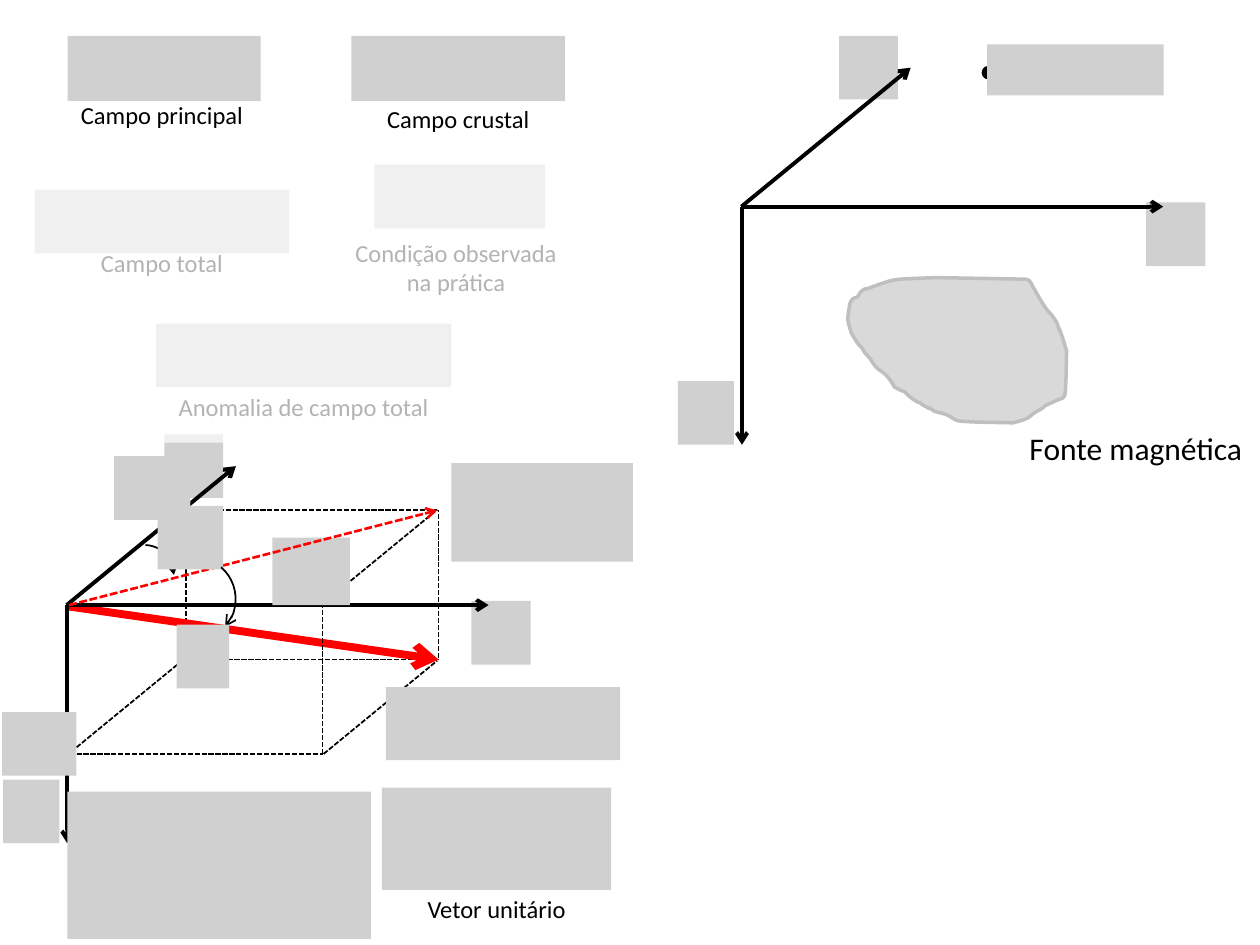
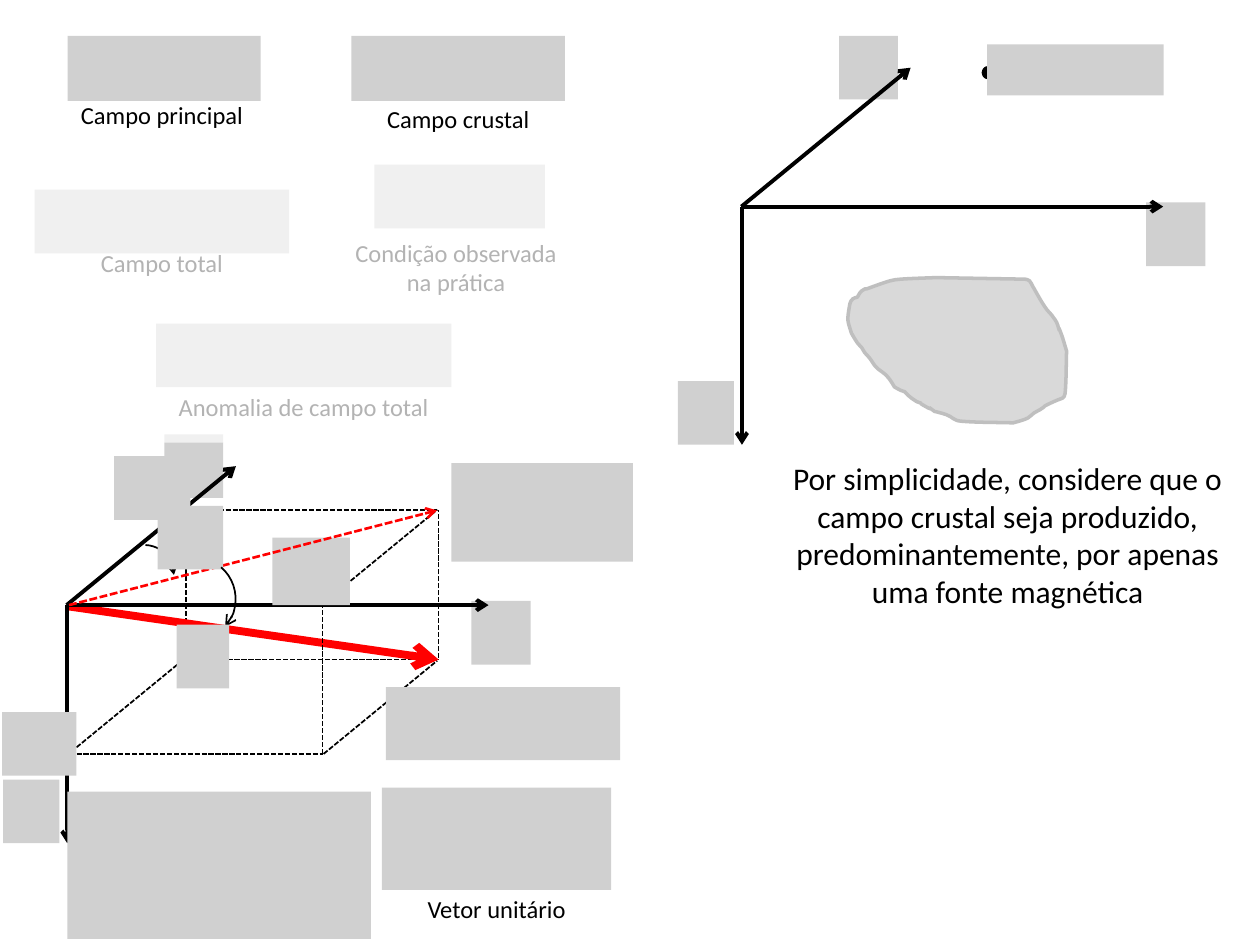
Before and after one commit to pinga-lab/CE-VII-SimBGf-2016, a slide deck: slide 6 of slides/4b_anomalia_campo_total.pptx. Drawn at 1260x945 pixels with LibreOffice and Linux fonts; fonts in the diff are those of the drawing; grey boxes stand for pictures. Boxes give left, top, right and bottom in pixels: in the first picture for what was removed or moved away, otherwise in the second. Text is boxed around its words. In the diff, an @@ line names an element or a change of style, - is before the commit and + after.

```diff
--- a/slides/4b_anomalia_campo_total.pptx
+++ b/slides/4b_anomalia_campo_total.pptx
@@ text at box(793, 468, 1222, 609): text changed @@
-Fonte magnética
+Por simplicidade, considere que o campo crustal seja produzido, predominantemente, por apenas uma fonte magnética
```
Also in this commit, not shown: 1 other file.
